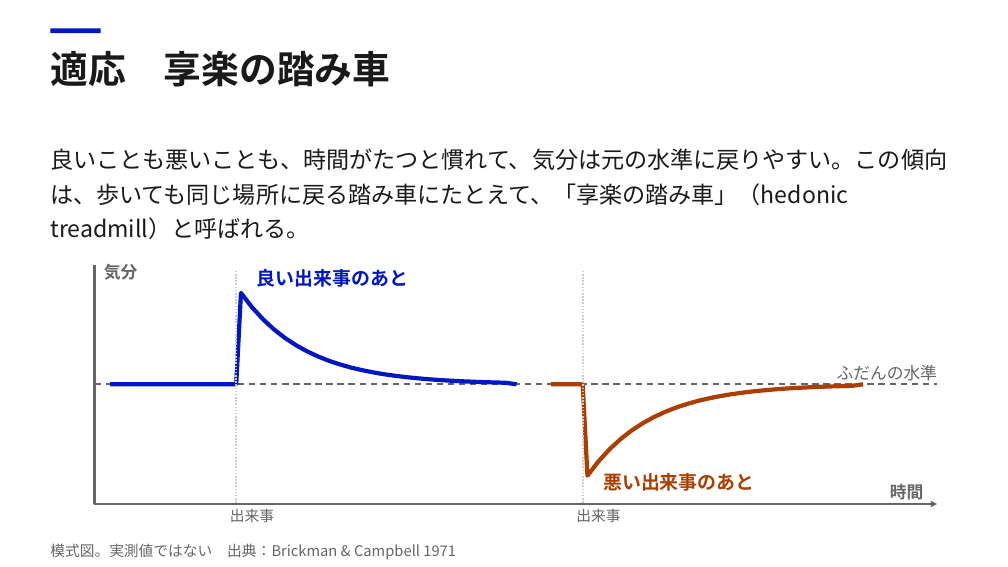
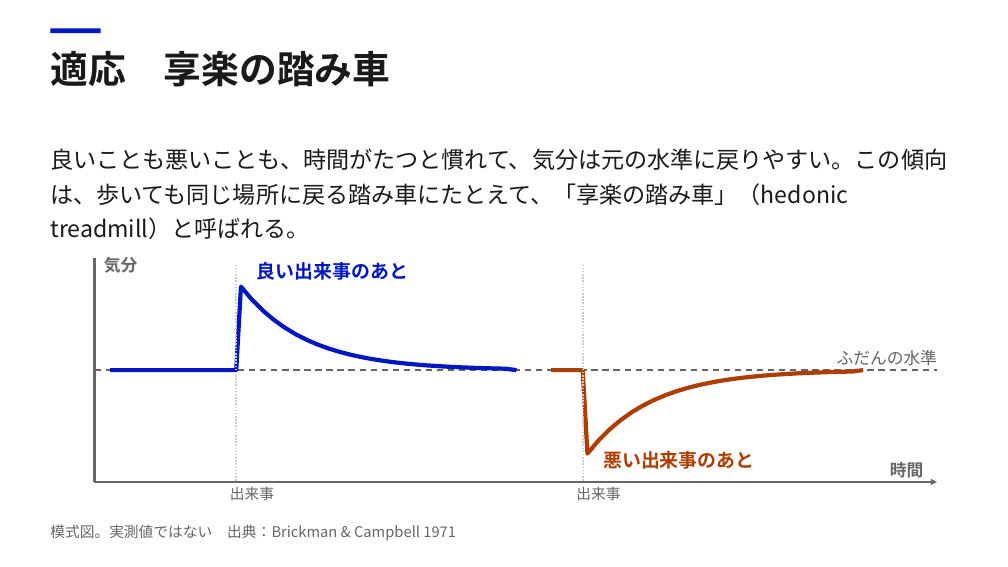
Before and after one commit to Daisetsu1980/markitdown, a slide deck: slide 4 of work/幸福_第2回/幸福_第2回.pptx. Drawn at 1008x567 pixels with LibreOffice and Linux fonts; fonts in the diff are those of the drawing. Boxes give left, top, right and bottom in pixels: in the first picture for what was removed or moved away, otherwise in the second. Text is boxed around its words. In the diff, an @@ line names an element or a change of style, - is before the commit and + after.

```diff
--- a/work/幸福_第2回/幸福_第2回.pptx
+++ b/work/幸福_第2回/幸福_第2回.pptx
@@ line moved from (95, 265) - (95, 504) to (95, 259) - (95, 482) @@
@@ text "気分": place and size @@
-text "気分" at (104,264,138,280)
+text "気分" at (104,257,138,273)
@@ line moved from (236, 271) - (236, 504) to (236, 265) - (236, 482) @@
@@ text "良い出来事のあと": place and size @@
-text "良い出来事のあと" at (257,269,408,287)
+text "良い出来事のあと" at (257,262,408,280)
@@ line moved from (583, 271) - (583, 504) to (583, 265) - (583, 482) @@
@@ freeform shape: place and size @@
-freeform shape at (110,293,517,385)
+freeform shape at (110,287,517,370)
@@ text "ふだんの水準": place and size @@
-text "ふだんの水準" at (837,365,937,384)
+text "ふだんの水準" at (837,350,937,369)
@@ line moved from (95, 384) - (938, 384) to (95, 371) - (938, 371) @@
@@ freeform shape: place and size @@
-freeform shape at (551,384,863,476)
+freeform shape at (551,371,863,454)
@@ 5 texts, 1 arrow: place and size @@
-5 texts, 1 arrow at (50,473,938,560)
+5 texts, 1 arrow at (50,451,938,541)
```
Also in this commit, not shown: 20 other slides changed, 25 other files.
